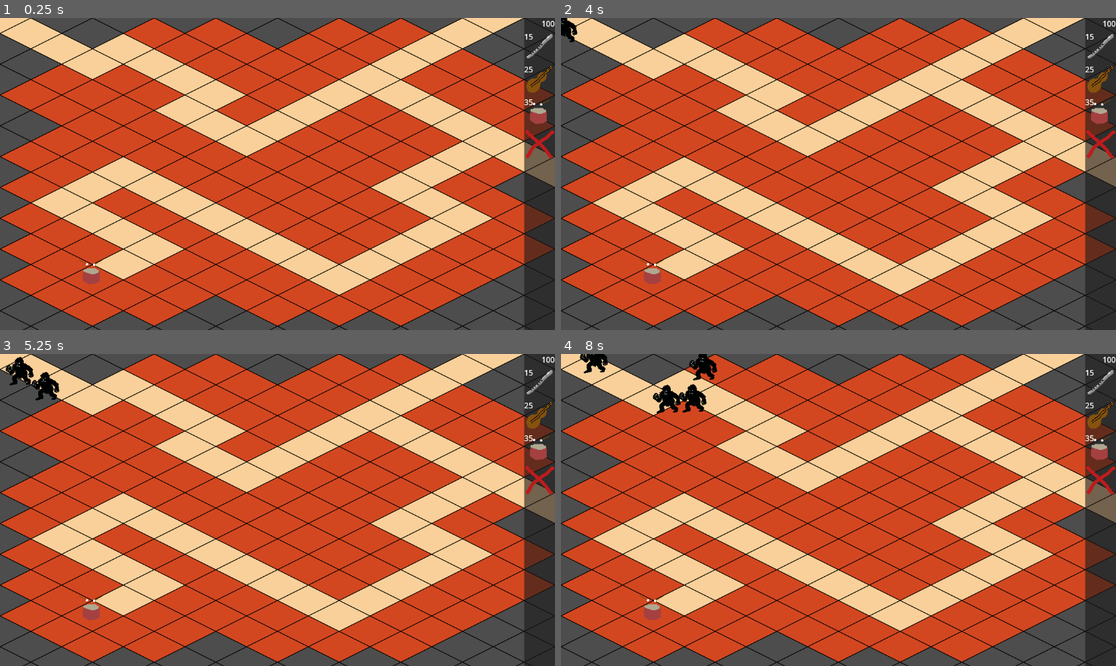
Above: before the commit, frames 1-4 (two rows, left to right).
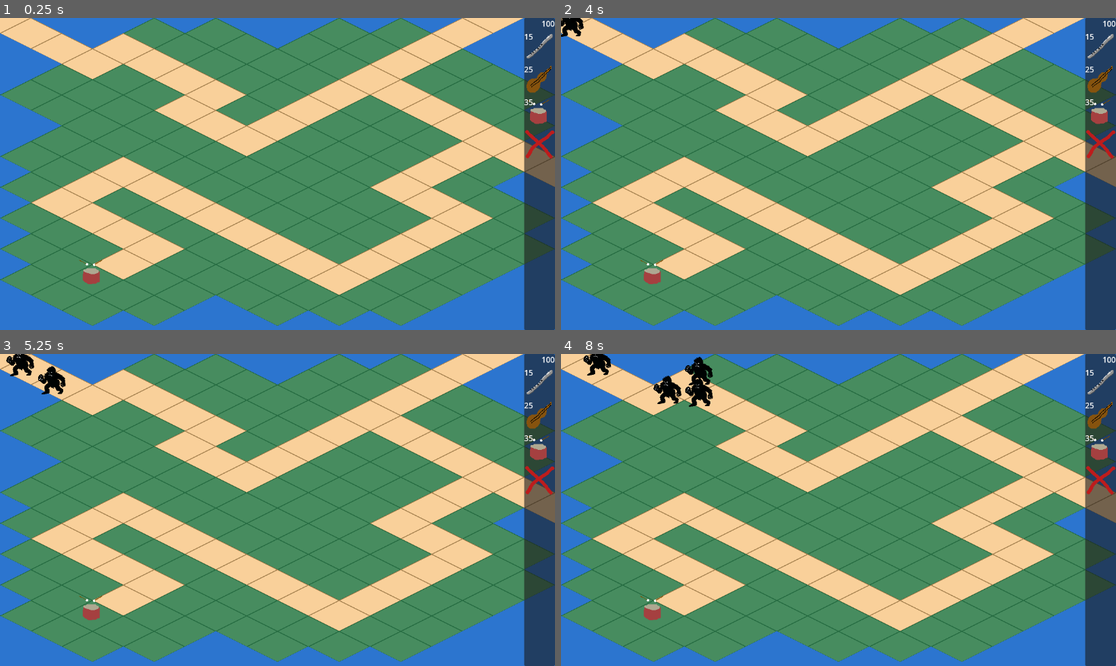
Above: after the commit, the same moments.

Repository: HedgeLizards/lout
Game: Godot game, scene res://scenes/world.tscn
The game is run twice, just before and just after one commit, with the same random seed, the same clock (stepped at 60 frames per second) and the same inputs.
Inputs (mouse positions are in pixels of both pictures, inside the frame that each line leads up to):
- Up to frame 1 (0.25 s): no input
- Up to frame 2 (4 s): tap Enter at 0.5, 2, 3.5 s; move the mouse to (1099, 46) at 0.52 s; click (1099, 46) at 0.67 s; tap Space at 1.25, 2.75 s; move the mouse to (1099, 80) at 1.27 s; click (1099, 80) at 1.42 s; move the mouse to (1099, 111) at 2.02 s; click (1099, 111) at 2.17 s; move the mouse to (1099, 145) at 2.77 s; click (1099, 145) at 2.92 s; move the mouse to (1005, 220) at 3.52 s; click (1005, 220) at 3.67 s
- Up to frame 3 (5.25 s): move the mouse to (111, 463) at 4.27 s; click (111, 463) at 4.42 s; move the mouse to (305, 510) at 5.02 s; click (305, 510) at 5.17 s
- Up to frame 4 (8 s): move the mouse to (755, 432) at 5.77 s; click (755, 432) at 5.92 s; move the mouse to (960, 494) at 6.52 s; click (960, 494) at 6.67 s; move the mouse to (727, 525) at 7.27 s; click (727, 525) at 7.42 s

The runs differ from the first frame. In frame 1, 76% of the frame differs, in the area x 0-100%, y 0-100%; in frame 2, 77%; in frame 3, 77%; in frame 4, 77%.

Commit message:
louder drums

Diff:
--- a/code/world.gd
+++ b/code/world.gd
@@ -20,8 +20,8 @@
 	var enemy = Enemy.instantiate()
 
 	enemy.type = type
-	enemy.h_offset = randf_range(-48, 48)
-	enemy.v_offset = randf_range(-48, 48)
+	enemy.h_offset = randf_range(-32, 32)
+	enemy.v_offset = randf_range(-24, 24)
 
 	$Level/Paths/Path2D.add_child(enemy)
 
--- a/project.godot
+++ b/project.godot
@@ -28,4 +28,3 @@
 renderer/rendering_method="gl_compatibility"
 renderer/rendering_method.mobile="gl_compatibility"
 textures/vram_compression/import_etc2_astc=true
-environment/defaults/default_clear_color=Color(0, 0, 0, 1)
--- a/scenes/enemy.tscn
+++ b/scenes/enemy.tscn
@@ -12,12 +12,12 @@
 script = ExtResource("1_md0e3")
 
 [node name="Sprite2D" type="Sprite2D" parent="."]
-position = Vector2(0, -29.7)
+position = Vector2(0, -27)
 scale = Vector2(0.15, 0.15)
 texture = ExtResource("2_md0e3")
 
 [node name="Area2D" type="Area2D" parent="."]
 
 [node name="CollisionShape2D" type="CollisionShape2D" parent="Area2D"]
-position = Vector2(0, -29.7)
+position = Vector2(0, -26)
 shape = SubResource("CircleShape2D_md0e3")
--- a/scenes/instruments/drums.tscn
+++ b/scenes/instruments/drums.tscn
@@ -20,4 +20,5 @@
 
 [node name="AudioStreamPlayer" type="AudioStreamPlayer" parent="."]
 stream = ExtResource("3_hv7od")
+volume_db = 15.0
 autoplay = true
Binary file changed: art/instruments/SPR_Guitar.png
Binary file changed: art/tiles/SPR_IsoTileset.png
